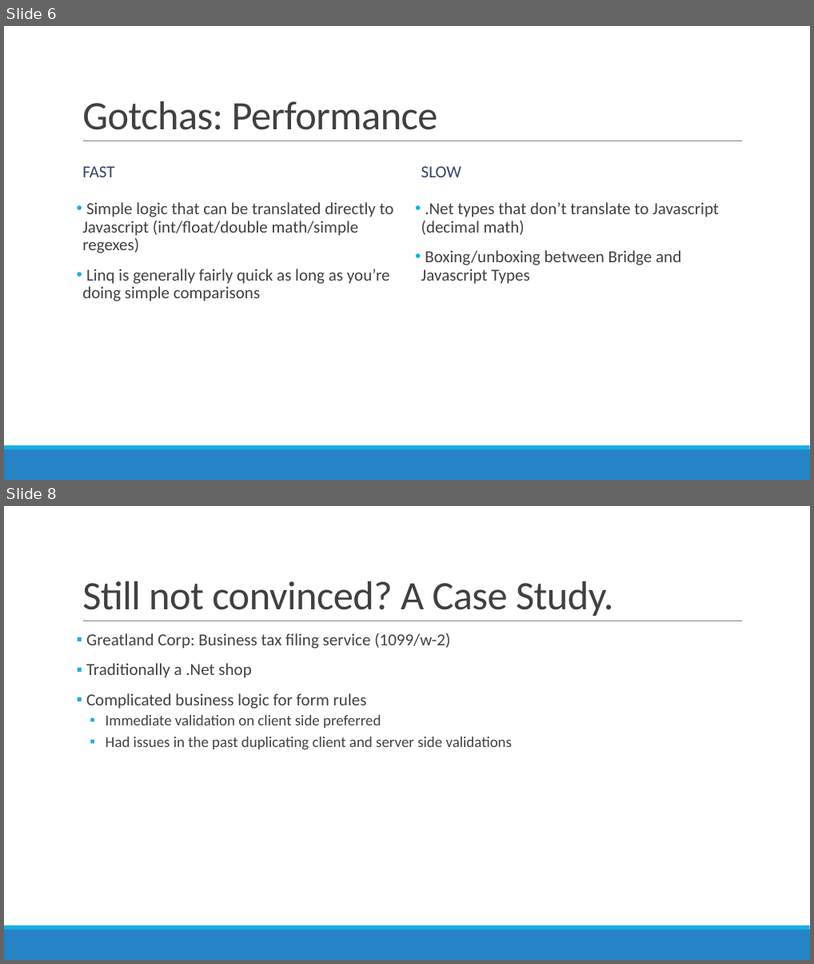
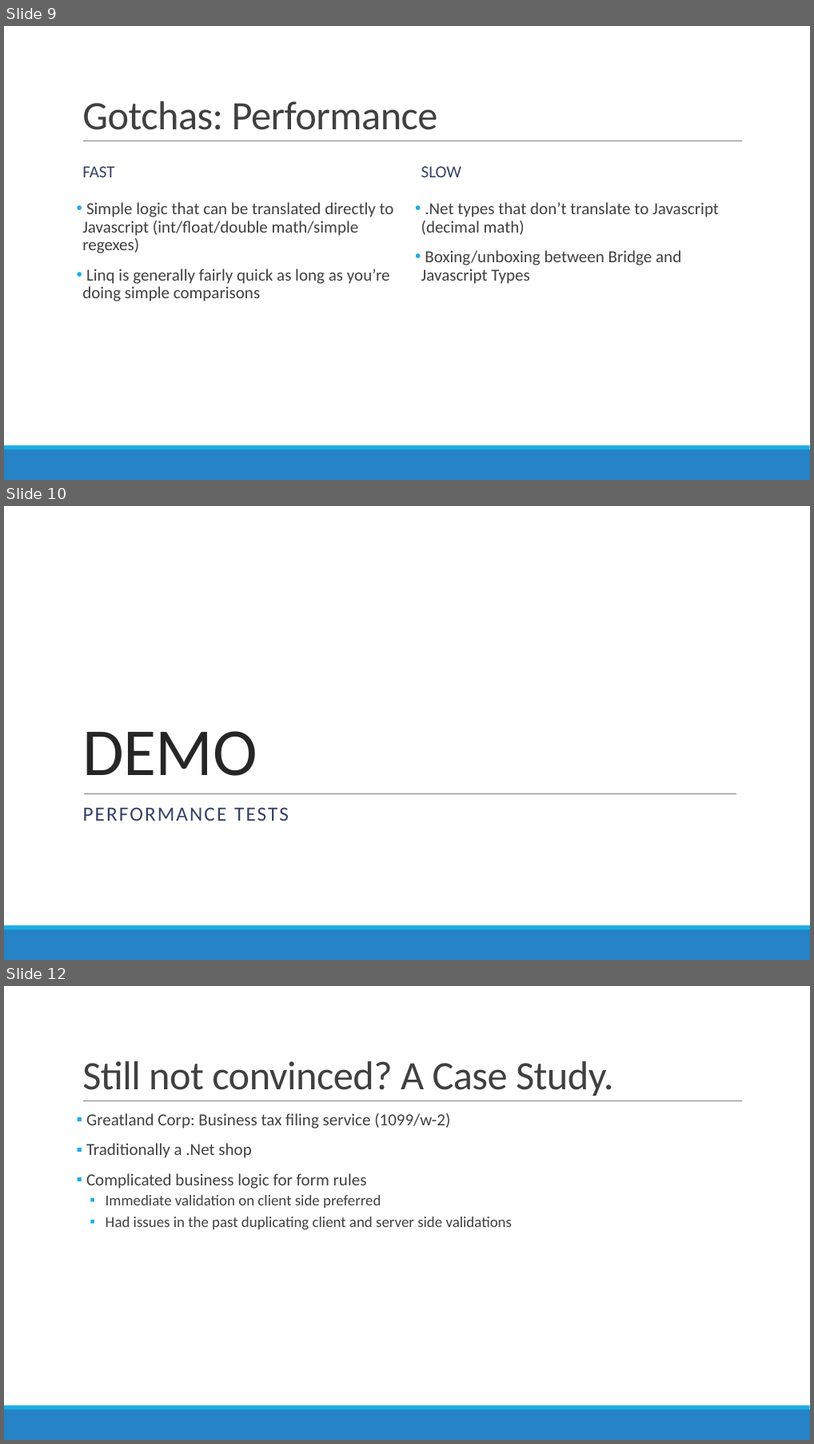
Before and after one commit to mrosack/presentations, a slide deck: bridge.net/bridge-net.pptx. Shown one above the other, each under a label of ours: slides 6 and 8 before the commit, slides 9, 10 and 12 after it; the slides between them are not shown. The pictures are 814x964 and 814x1444 pixels, drawn with LibreOffice and Linux fonts; fonts in the diff are those of the drawing. Boxes give left, top, right and bottom in pixels: in the first picture for what was removed or moved away, otherwise in the second. Text is boxed around its words. In the diff, an @@ line names an element or a change of style, - is before the commit and + after.

```diff
--- a/bridge.net/bridge-net.pptx
+++ b/bridge.net/bridge-net.pptx
@@ slide 10 added at [4,506,810,960], background #FFFFFF; not listed: 2 template elements that a slide beside it also shows @@
@@ title added at [82,731,258,776], 80 pt, text #262626 @@
+DEMO
@@ line added from (84, 793) to (738, 793), #808080 0.5 pt @@
@@ subtitle added at [83,807,289,820], 24 pt, text #344068 @@
+PERFORMANCE TESTS
@@ what was slide 6 is now slide 9 @@
@@ what was slide 8 is now slide 12 @@
```
Also in this commit, not shown: 5 slides changed, 1 other slide added, 1 other file.
